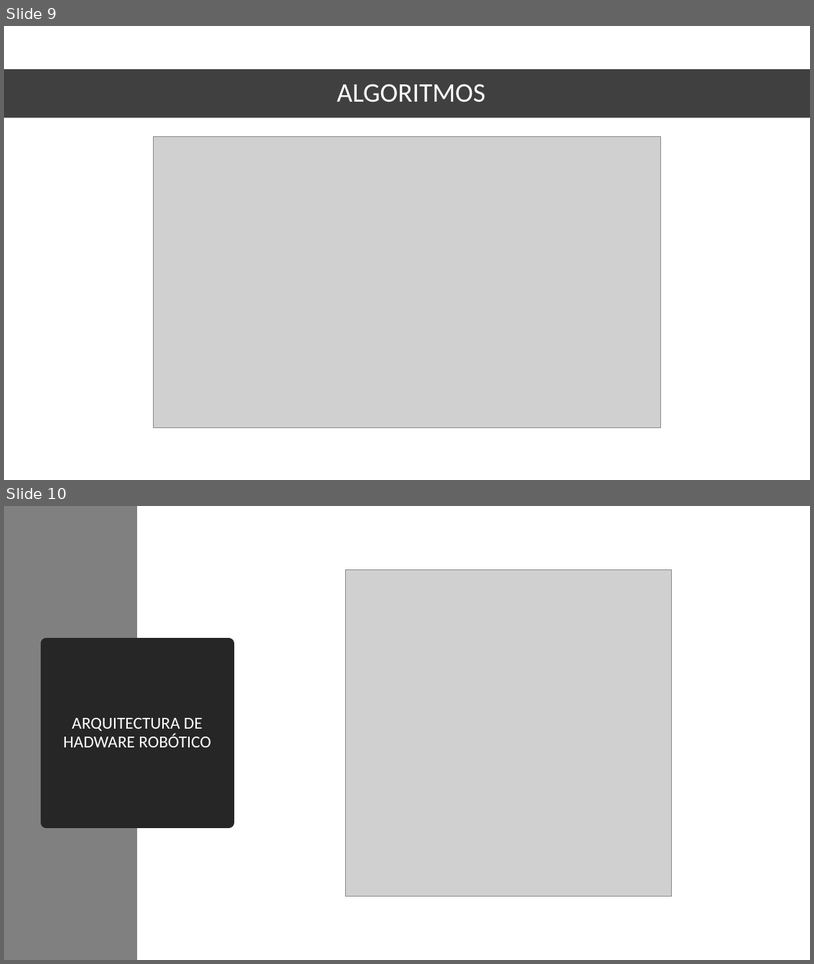
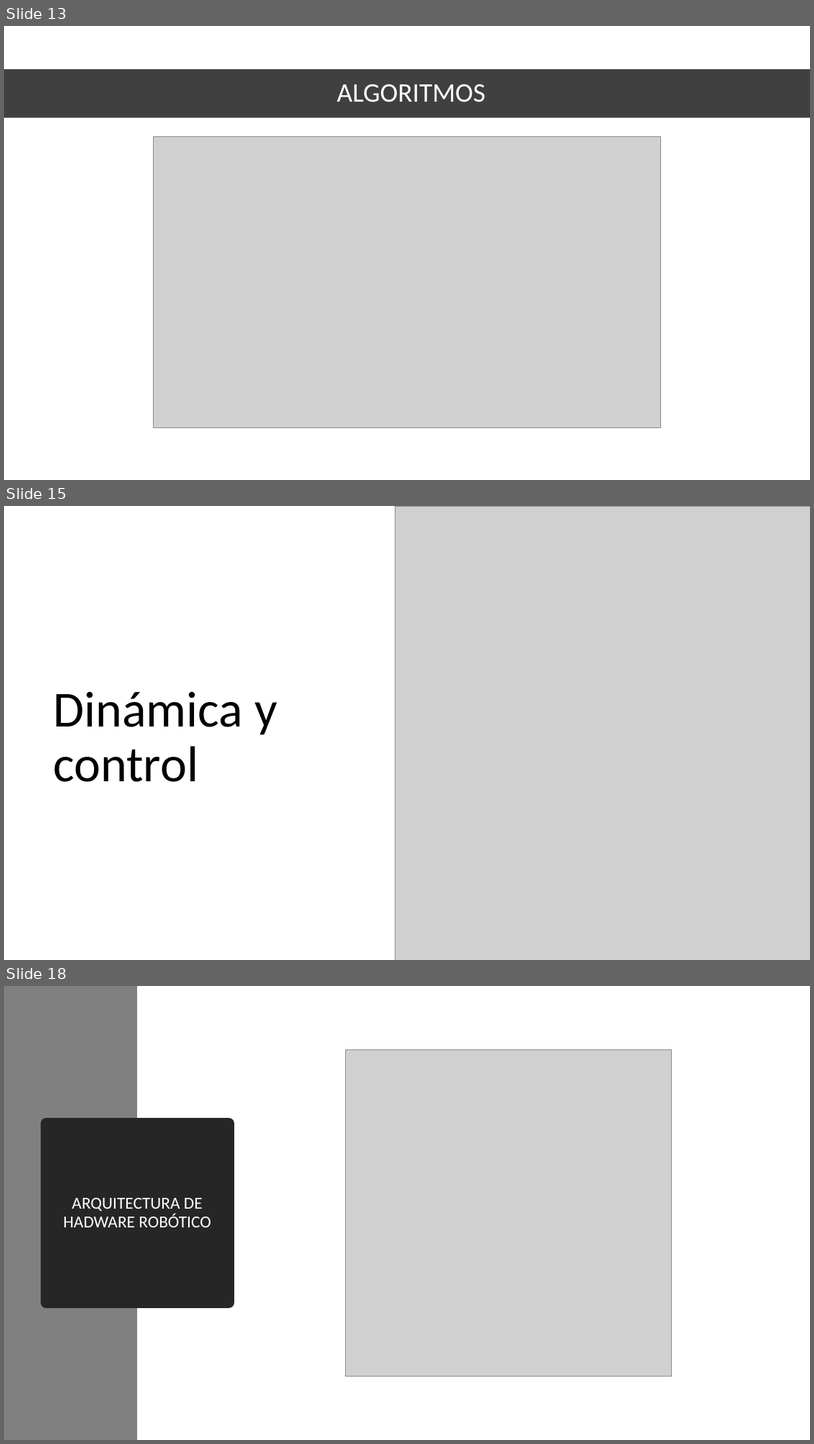
Before and after one commit to Cesarsanchezjerez/C1_04, a slide deck: presentacion.pptx. Shown one above the other, each under a label of ours: slides 9 and 10 before the commit, slides 13, 15 and 18 after it; the slides between them are not shown. The pictures are 814x964 and 814x1444 pixels, drawn with LibreOffice and Linux fonts; fonts in the diff are those of the drawing; grey boxes stand for pictures. Boxes give left, top, right and bottom in pixels: in the first picture for what was removed or moved away, otherwise in the second. Text is boxed around its words. In the diff, an @@ line names an element or a change of style, - is before the commit and + after.

```diff
--- a/presentacion.pptx
+++ b/presentacion.pptx
@@ slide 15 added at (x1=4, y1=506, x2=810, y2=960), background #FFFFFF @@
@@ picture added at (x1=396, y1=506, x2=810, y2=960) @@
@@ title added at (x1=54, y1=692, x2=278, y2=782), 60 pt, text #000000 @@
+Dinámica y control
@@ what was slide 9 is now slide 13 @@
@@ what was slide 10 is now slide 18 @@
```
Also in this commit, not shown: 7 other slides added, 4 other files.
